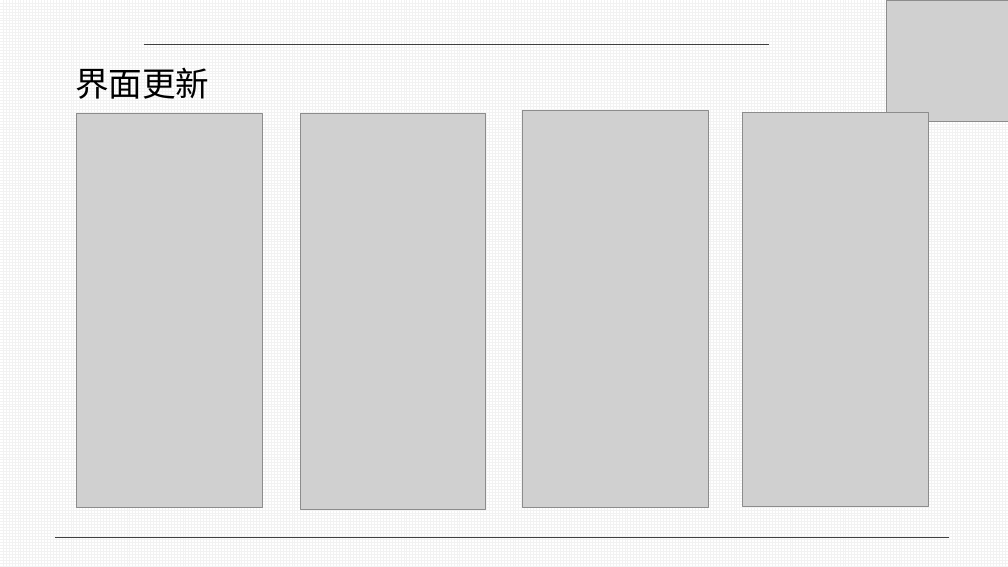
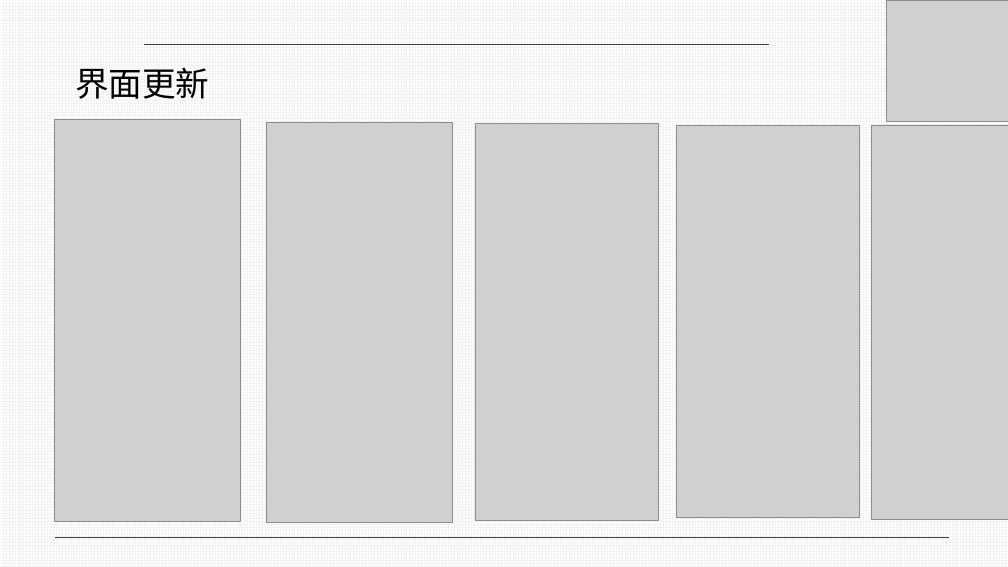
Before and after one commit to luxingzhi27/Tongji_SAD_2023_project, a slide deck: slide 25 of assignment3/期末展示.pptx. Drawn at 1008x567 pixels with LibreOffice and Linux fonts; fonts in the diff are those of the drawing; grey boxes stand for pictures; background and template pictures are left out. Boxes give left, top, right and bottom in pixels: in the first picture for what was removed or moved away, otherwise in the second. Text is boxed around its words. In the diff, an @@ line names an element or a change of style, - is before the commit and + after.

Commit message:
pptx修改

```diff
--- a/assignment3/期末展示.pptx
+++ b/assignment3/期末展示.pptx
@@ picture added at (x1=54, y1=119, x2=240, y2=522) @@
@@ picture removed at (x1=743, y1=112, x2=929, y2=506) @@
@@ picture resized from (x1=300, y1=113, x2=486, y2=509) to (x1=267, y1=123, x2=453, y2=523) @@
@@ picture moved from (x1=523, y1=111, x2=709, y2=508) to (x1=475, y1=124, x2=659, y2=521) @@
@@ picture added at (x1=676, y1=125, x2=859, y2=517) @@
@@ picture resized from (x1=76, y1=113, x2=262, y2=507) to (x1=872, y1=125, x2=1008, y2=519) @@
```
